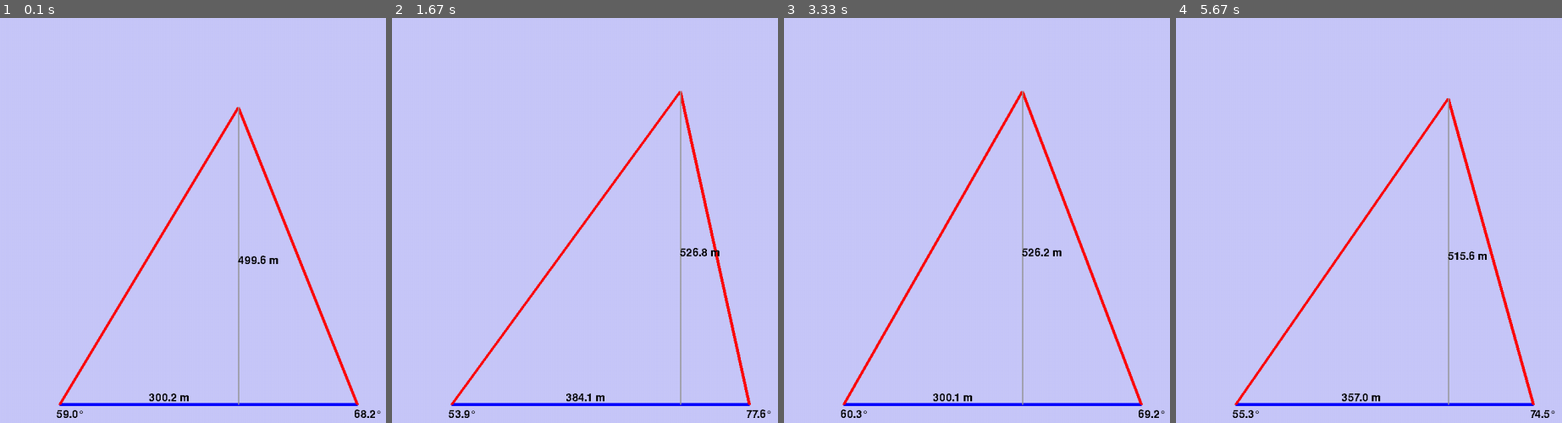
Above: before the commit, frames 1-4 (left to right).
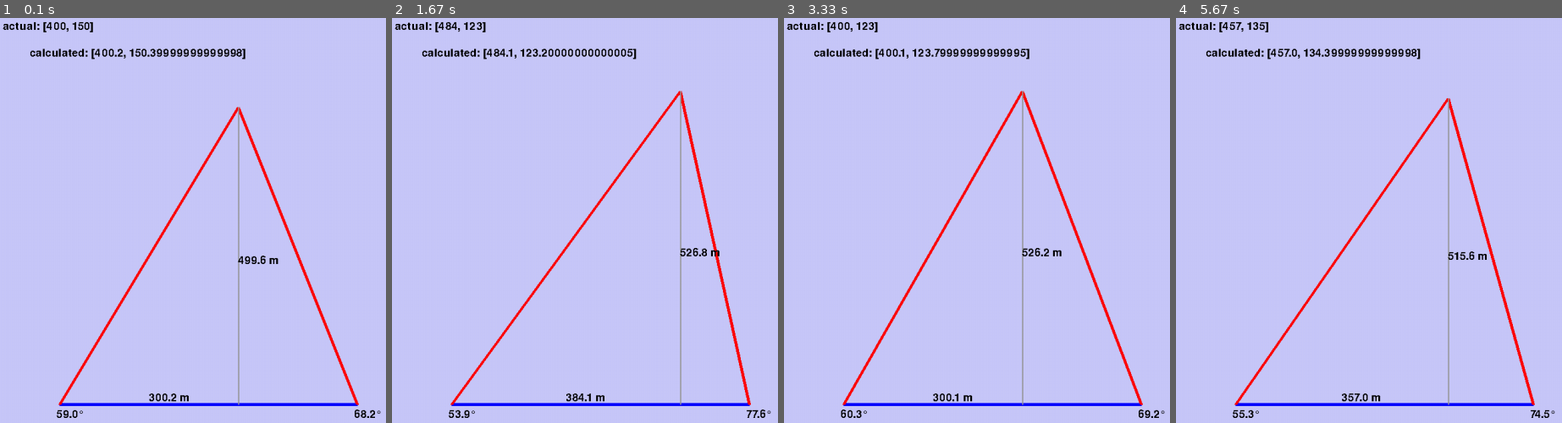
Above: after the commit, the same moments.

Repository: FilipHojgaard/Small_Projects
Game: pygame game, started from Triangulate/triangulate.py
Same seed, same stepped clock (60 frames per second), same inputs: the game is played once before the commit and once after it.
Inputs:
- Up to frame 1 (0.1 s): no input
- Up to frame 2 (1.67 s): hold Right 0.33-0.8 s; hold Up 0.83-1.13 s; hold Right 1.17-1.63 s
- Up to frame 3 (3.33 s): hold Left 1.67-2.2 s; hold Down 2.23-2.53 s; hold Left 2.57-2.97 s; hold Up from 3 s (still down)
- Up to frame 4 (5.67 s): release Up at 3.37 s; hold Right 3.4-4.03 s; hold Down 4.07-4.43 s; hold Left 4.47-4.93 s; hold Right 4.97-5.43 s; hold Up from 5.47 s (still down)

The runs differ from the first frame. In frame 1, 1.0% of the frame differs, in the area x 0-64%, y 1-11%; in frame 2, 0.9%; in frame 3, 1.0%; in frame 4, 1.0%.

Commit message:
triangulate modiefied

Diff:
--- a/Triangulate/triangulate.py
+++ b/Triangulate/triangulate.py
@@ -11,6 +11,7 @@
 right_point = [600, 650]
 red_x = 500
 red_y = 70
+calculated_boat_coords = [0, 0]
 
 pygame.init()
 fpsClock = pygame.time.Clock()
@@ -59,12 +60,18 @@
     adjecent = round((length_to_boat / tangent), 1)
     adjecent_text = myfont.render(str(adjecent)+" m", False, (0,0,0))
 
+    calculated_boat_coords = [left_point[0]+adjecent, left_point[1]-length_to_boat]
+    real_coords_text = myfont.render("actual: " +str(boat_coords), False, (0,0,0))
+    calculated_coords_text = myfont.render("calculated: "+str(calculated_boat_coords), False, (0,0,0))
+
     drawLine(boat_coords, [left_point[0]+adjecent, left_point[1]], (150,150,150), 2)
 
     windowsSurfaceObj.blit(left_angle_text,(left_point[0]-5,left_point[1]+8))
     windowsSurfaceObj.blit(right_angle_text,(right_point[0]-5,right_point[1]+8))
     windowsSurfaceObj.blit(length_to_boat_text,(boat_coords[0],(boat_coords[1]+(length_to_boat/2))))
     windowsSurfaceObj.blit(adjecent_text,(left_point[0]+(adjecent/2), left_point[1]-20))
+    windowsSurfaceObj.blit(real_coords_text,(5,5))
+    windowsSurfaceObj.blit(calculated_coords_text,(50,50))
 
 
     keystate = pygame.key.get_pressed()
